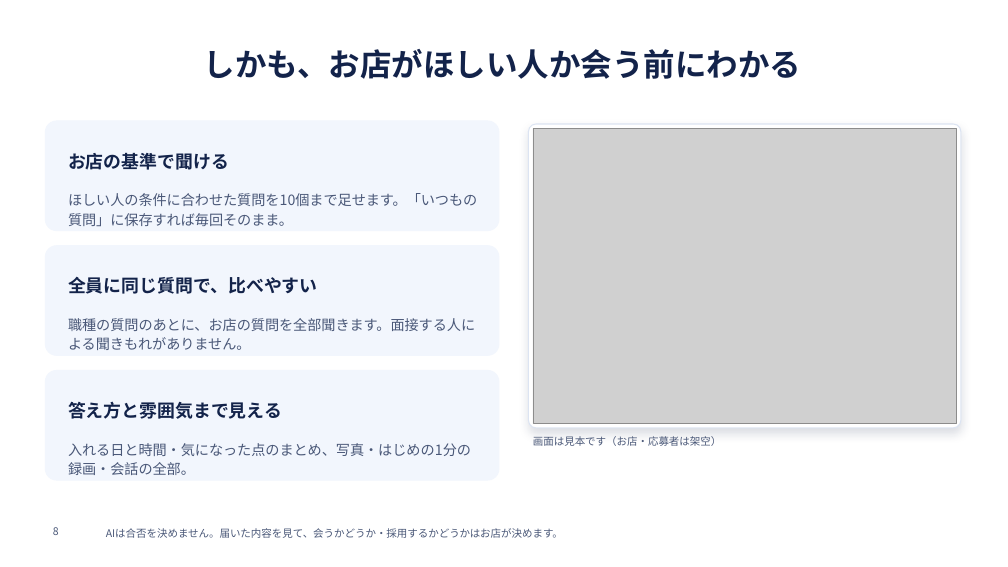
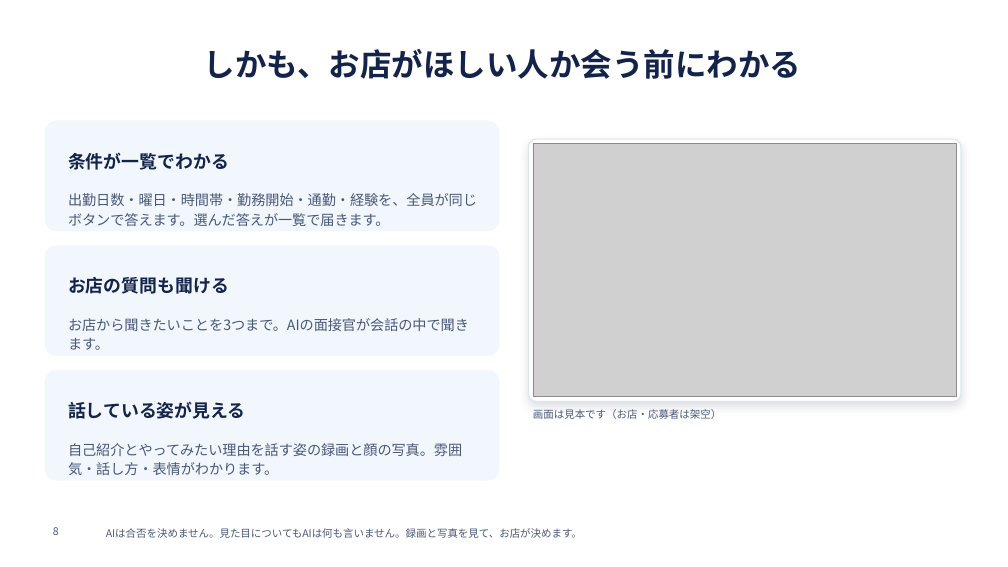
Before and after one commit to SatoAkito2026/GACHICAREERAI, a slide deck: slide 8 of docs/posupos-sales/posupos-teian.pptx. Drawn at 1008x567 pixels with LibreOffice and Linux fonts; fonts in the diff are those of the drawing; grey boxes stand for pictures; background and template pictures are left out. Boxes give left, top, right and bottom in pixels: in the first picture for what was removed or moved away, otherwise in the second. Text is boxed around its words. In the diff, an @@ line names an element or a change of style, - is before the commit and + after.

```diff
--- a/docs/posupos-sales/posupos-teian.pptx
+++ b/docs/posupos-sales/posupos-teian.pptx
@@ rounded rectangle: place and size @@
-rounded rectangle at [529,124,961,428]
+rounded rectangle at [529,139,961,402]
@@ rounded rectangle at [529,139,961,402]: proportions changed @@
@@ picture: place and size @@
-picture at [533,129,957,423]
+picture at [533,144,957,397]
@@ text at [68,152,229,170]: text changed @@
-お店の基準で聞ける
+条件が一覧でわかる
@@ text at [68,193,477,226]: text changed @@
-ほしい人の条件に合わせた質問を10個まで足せます。「いつもの質問」に保存すれば毎回そのまま。
+出勤日数・曜日・時間帯・勤務開始・通勤・経験を、全員が同じボタンで答えます。選んだ答えが一覧で届きます。
@@ text at [68,277,229,294]: text changed @@
-全員に同じ質問で、比べやすい
+お店の質問も聞ける
@@ text at [68,318,469,350]: text changed @@
-職種の質問のあとに、お店の質問を全部聞きます。面接する人による聞きもれがありません。
+お店から聞きたいことを3つまで。AIの面接官が会話の中で聞きます。
@@ text at [68,401,246,419]: text changed @@
-答え方と雰囲気まで見える
+話している姿が見える
@@ text "画面は見本です（お店・応募者は架空）": place and size @@
-text "画面は見本です（お店・応募者は架空）" at [533,436,721,446]
+text "画面は見本です（お店・応募者は架空）" at [533,409,721,419]
@@ text at [68,443,462,475]: text changed @@
-入れる日と時間・気になった点のまとめ、写真・はじめの1分の録画・会話の全部。
+自己紹介とやってみたい理由を話す姿の録画と顔の写真。雰囲気・話し方・表情がわかります。
@@ text at [106,528,582,538]: text changed @@
-AIは合否を決めません。届いた内容を見て、会うかどうか・採用するかどうかはお店が決めます。
+AIは合否を決めません。見た目についてもAIは何も言いません。録画と写真を見て、お店が決めます。
```
Also in this commit, not shown: 6 other slides changed, 9 other files.
